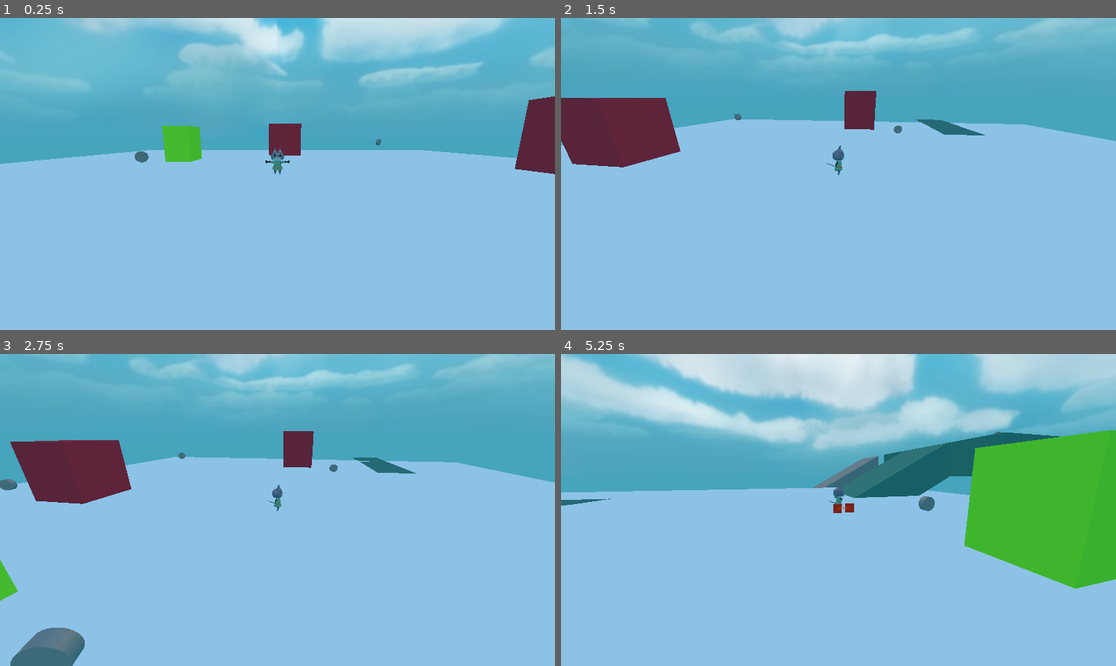
Above: before the commit, frames 1-4 (two rows, left to right).
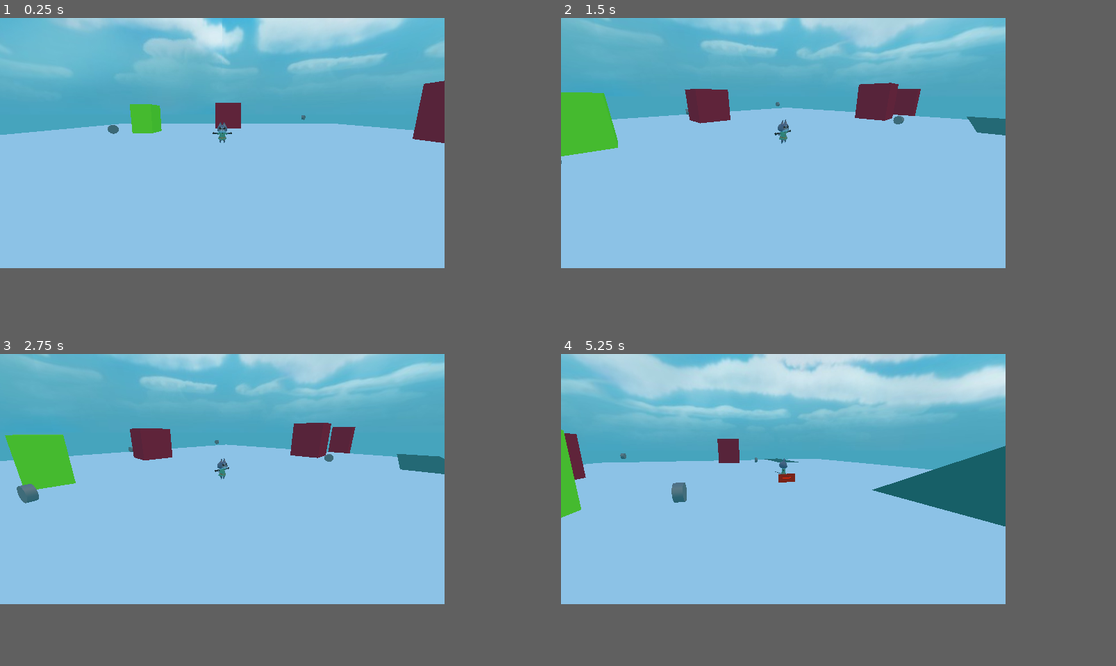
Above: after the commit, the same moments.

Repository: KyleLynnDev/CatscapeGame
Game: Godot game, scene res://Scenes/Test World.tscn
Same seed, same stepped clock (60 frames per second), same inputs: the game is played once before the commit and once after it.
Inputs (mouse positions are in pixels of both pictures, inside the frame that each line leads up to):
- Up to frame 1 (0.25 s): no input
- Up to frame 2 (1.5 s): move the mouse to (960, 158) at 0.52 s; hold Middle mouse button (CameraRotate) 0.53-1.28 s; tap Enter at 1.25 s; move the mouse to (727, 189) at 1.27 s; tap Mouse wheel up (CameraZoomIn) at 1.35 s
- Up to frame 3 (2.75 s): move the mouse to (333, 441) at 2.02 s; hold Mouse wheel down (CameraZoomOut) from 2.03 s (still down)
- Up to frame 4 (5.25 s): move the mouse to (810, 572) at 2.77 s; release Mouse wheel down (CameraZoomOut) at 2.78 s; click (810, 572) at 2.85 s; move the mouse to (1005, 556) at 3.52 s; hold Middle mouse button (CameraRotate) 3.53-4.28 s; move the mouse to (672, 463) at 4.27 s; tap Mouse wheel up (CameraZoomIn) at 4.35 s; move the mouse to (866, 510) at 5.02 s; hold Mouse wheel down (CameraZoomOut) from 5.03 s (still down)
In our replay, the window is 799x449 before the commit and 640x360 after it. These sizes can differ from the game's own. Grey fills any space a smaller window leaves; there, only what the larger window draws over its background counts as a difference.

The runs differ from the first frame. In frame 1, 25% of the frame differs, in the area x 0-100%, y 0-51%; in frame 2, 19%; in frame 3, 21%; in frame 4, 39%, in the area x 0-100%, y 0-76%.

Commit message:
Fixed movement and made resolution correct

Diff:
--- /dev/null
+++ b/Scenes/chunk_loading_testing_world_multiple_chunks.tscn
@@ -0,0 +1,63 @@
+[gd_scene load_steps=11 format=3 uid="uid://bt1pplsijpry4"]
+
+[ext_resource type="Texture2D" uid="uid://jtn6lwdkkd88" path="res://Assets/sky2.jpg" id="1_b0bxw"]
+[ext_resource type="PackedScene" uid="uid://bvw88iciclt75" path="res://Scenes/river_landscape.tscn" id="2_g5p6g"]
+[ext_resource type="PackedScene" uid="uid://c8bt2ootkvtqs" path="res://Scenes/StubertPC.tscn" id="3_4p2sd"]
+
+[sub_resource type="PanoramaSkyMaterial" id="PanoramaSkyMaterial_sstdw"]
+panorama = ExtResource("1_b0bxw")
+
+[sub_resource type="Sky" id="Sky_vbv0f"]
+sky_material = SubResource("PanoramaSkyMaterial_sstdw")
+
+[sub_resource type="Environment" id="Environment_eo3p8"]
+background_mode = 2
+sky = SubResource("Sky_vbv0f")
+
+[sub_resource type="NavigationMesh" id="NavigationMesh_7xrlf"]
+
+[sub_resource type="PlaneMesh" id="PlaneMesh_hk23m"]
+size = Vector2(64, 64)
+
+[sub_resource type="NavigationMesh" id="NavigationMesh_jxr1s"]
+vertices = PackedVector3Array(32, 0, 32, -32, 0, 32, 32, 0, -32, -32, 0, -32)
+polygons = [PackedInt32Array(0, 1, 2), PackedInt32Array(1, 3, 2)]
+
+[sub_resource type="ConcavePolygonShape3D" id="ConcavePolygonShape3D_awbj1"]
+data = PackedVector3Array(32, 0, 32, -32, 0, 32, 32, 0, -32, -32, 0, 32, -32, 0, -32, 32, 0, -32)
+
+[node name="ChunkLoadingTestingWorld" type="Node3D"]
+
+[node name="WorldEnvironment" type="WorldEnvironment" parent="."]
+environment = SubResource("Environment_eo3p8")
+
+[node name="ChunkManager" type="Node" parent="."]
+
+[node name="DirectionalLight3D" type="DirectionalLight3D" parent="."]
+transform = Transform3D(1, 0, 0, 0, 0.517609, 0.855617, 0, -0.855617, 0.517609, 4.83738, -15.2526, 0)
+
+[node name="NavigationRegion3D" type="NavigationRegion3D" parent="."]
+navigation_mesh = SubResource("NavigationMesh_7xrlf")
+
+[node name="Tile" type="StaticBody3D" parent="NavigationRegion3D"]
+
+[node name="MeshInstance3D" type="MeshInstance3D" parent="NavigationRegion3D/Tile"]
+mesh = SubResource("PlaneMesh_hk23m")
+
+[node name="NavigationRegion3D" type="NavigationRegion3D" parent="NavigationRegion3D/Tile/MeshInstance3D"]
+navigation_mesh = SubResource("NavigationMesh_jxr1s")
+
+[node name="CollisionShape3D" type="CollisionShape3D" parent="NavigationRegion3D/Tile"]
+shape = SubResource("ConcavePolygonShape3D_awbj1")
+
+[node name="river Landscape" parent="NavigationRegion3D" instance=ExtResource("2_g5p6g")]
+transform = Transform3D(1, 0, 0, 0, 1, 0, 0, 0, 1, 0, -1.57428, 0)
+
+[node name="StaticBody3D" type="StaticBody3D" parent="NavigationRegion3D/river Landscape"]
+
+[node name="MeshInstance3D" type="MeshInstance3D" parent="NavigationRegion3D/river Landscape/StaticBody3D"]
+skeleton = NodePath("../..")
+
+[node name="CollisionShape3D" type="CollisionShape3D" parent="NavigationRegion3D/river Landscape/StaticBody3D"]
+
+[node name="Player" parent="." instance=ExtResource("3_4p2sd")]
--- /dev/null
+++ b/Scenes/chunk_test_world_multiple_chunks.tscn
@@ -0,0 +1,136 @@
+[gd_scene load_steps=12 format=3 uid="uid://c4u71fc5rdmlm"]
+
+[ext_resource type="PackedScene" uid="uid://c01jsjnpo64jq" path="res://Scenes/player.tscn" id="1_y6bji"]
+[ext_resource type="Script" path="res://Scripts/chunkScript.gd" id="2_la0od"]
+
+[sub_resource type="NavigationMesh" id="NavigationMesh_1k3n4"]
+vertices = PackedVector3Array(-28, 0.4555, -28, -28, 0.4555, 92, 92, 0.4555, 92, 92, 0.4555, -28)
+polygons = [PackedInt32Array(3, 2, 0), PackedInt32Array(0, 2, 1)]
+geometry_parsed_geometry_type = 2
+geometry_collision_mask = 4278190081
+geometry_source_geometry_mode = 1
+geometry_source_group_name = &"Static"
+agent_radius = 3.92
+agent_max_climb = 0.2
+agent_max_slope = 60.0
+detail_sample_max_error = 2.0
+
+[sub_resource type="CylinderMesh" id="CylinderMesh_0v2hq"]
+top_radius = 33.0
+bottom_radius = 33.0
+
+[sub_resource type="CylinderShape3D" id="CylinderShape3D_xmfkv"]
+height = 12.17
+radius = 16.774
+
+[sub_resource type="Environment" id="Environment_uegat"]
+ambient_light_source = 3
+ambient_light_color = Color(1, 1, 1, 1)
+
+[sub_resource type="StandardMaterial3D" id="StandardMaterial3D_3bku4"]
+
+[sub_resource type="BoxMesh" id="BoxMesh_72pmn"]
+
+[sub_resource type="StandardMaterial3D" id="StandardMaterial3D_7yv3x"]
+albedo_color = Color(0.254902, 0.537255, 0.498039, 1)
+
+[sub_resource type="BoxShape3D" id="BoxShape3D_f5601"]
+
+[sub_resource type="StandardMaterial3D" id="StandardMaterial3D_3qn0l"]
+albedo_color = Color(0, 0, 0, 1)
+
+[node name="Chunk Test World" type="Node3D"]
+
+[node name="NavigationRegion3D" type="NavigationRegion3D" parent="."]
+navigation_mesh = SubResource("NavigationMesh_1k3n4")
+
+[node name="Player" parent="." instance=ExtResource("1_y6bji")]
+
+[node name="NavigationAgent3D" parent="Player/PlayerCharacter" index="0"]
+path_desired_distance = 2.0
+target_desired_distance = 2.0
+path_height_offset = 1.0
+
+[node name="Chunk detector" type="Area3D" parent="Player/PlayerCharacter" index="4"]
+visible = false
+
+[node name="MeshInstance3D" type="MeshInstance3D" parent="Player/PlayerCharacter/Chunk detector"]
+visible = false
+mesh = SubResource("CylinderMesh_0v2hq")
+
+[node name="CollisionShape3D" type="CollisionShape3D" parent="Player/PlayerCharacter/Chunk detector"]
+shape = SubResource("CylinderShape3D_xmfkv")
+
+[node name="WorldEnvironment" type="WorldEnvironment" parent="."]
+environment = SubResource("Environment_uegat")
+
+[node name="World Chunks" type="Node3D" parent="." groups=["Static"]]
+
+[node name="Chunk01" type="MeshInstance3D" parent="World Chunks"]
+transform = Transform3D(64, 0, 0, 0, 0.089, 0, 0, 0, 64, 64, 0, 0)
+visible = false
+material_override = SubResource("StandardMaterial3D_3bku4")
+mesh = SubResource("BoxMesh_72pmn")
+skeleton = NodePath("../../NavigationRegion3D")
+surface_material_override/0 = SubResource("StandardMaterial3D_7yv3x")
+
+[node name="StaticBody3D" type="StaticBody3D" parent="World Chunks/Chunk01" node_paths=PackedStringArray("chunkDetector")]
+script = ExtResource("2_la0od")
+chunkDetector = NodePath("../../../Player/PlayerCharacter/Chunk detector")
+
+[node name="CollisionShape3D" type="CollisionShape3D" parent="World Chunks/Chunk01/StaticBody3D"]
+transform = Transform3D(1, 0, 0, 0, 0.999986, 0, 0, 0, 0.999989, 0, 0, 0)
+shape = SubResource("BoxShape3D_f5601")
+
+[node name="Chunk03" type="MeshInstance3D" parent="World Chunks"]
+transform = Transform3D(64, 0, 0, 0, 0.089, 0, 0, 0, 64, 0, 0, 64)
+visible = false
+material_override = SubResource("StandardMaterial3D_3bku4")
+mesh = SubResource("BoxMesh_72pmn")
+skeleton = NodePath("../../NavigationRegion3D")
+surface_material_override/0 = SubResource("StandardMaterial3D_7yv3x")
+
+[node name="StaticBody3D" type="StaticBody3D" parent="World Chunks/Chunk03" node_paths=PackedStringArray("chunkDetector")]
+script = ExtResource("2_la0od")
+chunkDetector = NodePath("../../../Player/PlayerCharacter/Chunk detector")
+
+[node name="CollisionShape3D" type="CollisionShape3D" parent="World Chunks/Chunk03/StaticBody3D"]
+transform = Transform3D(1, 0, 0, 0, 0.999986, 0, 0, 0, 0.999989, 0, 0, 0)
+shape = SubResource("BoxShape3D_f5601")
+
+[node name="Chunk00" type="MeshInstance3D" parent="World Chunks"]
+transform = Transform3D(64, 0, 0, 0, 0.089, 0, 0, 0, 64, 0, 0, 0)
+visible = false
+material_override = SubResource("StandardMaterial3D_3qn0l")
+mesh = SubResource("BoxMesh_72pmn")
+skeleton = NodePath("../../NavigationRegion3D")
+surface_material_override/0 = SubResource("StandardMaterial3D_7yv3x")
+
+[node name="StaticBody3D" type="StaticBody3D" parent="World Chunks/Chunk00" node_paths=PackedStringArray("chunkDetector")]
+script = ExtResource("2_la0od")
+chunkDetector = NodePath("../../../Player/PlayerCharacter/Chunk detector")
+
+[node name="CollisionShape3D" type="CollisionShape3D" parent="World Chunks/Chunk00/StaticBody3D"]
+transform = Transform3D(1, 0, 0, 0, 0.999986, 0, 0, 0, 0.999989, 0, 0, 0)
+shape = SubResource("BoxShape3D_f5601")
+
+[node name="Chunk02" type="MeshInstance3D" parent="World Chunks"]
+transform = Transform3D(64, 0, 0, 0, 0.089, 0, 0, 0, 64, 64, 0, 64)
+visible = false
+material_override = SubResource("StandardMaterial3D_3qn0l")
+mesh = SubResource("BoxMesh_72pmn")
+skeleton = NodePath("../../NavigationRegion3D")
+surface_material_override/0 = SubResource("StandardMaterial3D_7yv3x")
+
+[node name="StaticBody3D" type="StaticBody3D" parent="World Chunks/Chunk02" node_paths=PackedStringArray("chunkDetector")]
+script = ExtResource("2_la0od")
+chunkDetector = NodePath("../../../Player/PlayerCharacter/Chunk detector")
+
+[node name="CollisionShape3D" type="CollisionShape3D" parent="World Chunks/Chunk02/StaticBody3D"]
+transform = Transform3D(1, 0, 0, 0, 0.999986, 0, 0, 0, 0.999989, 0, 0, 0)
+shape = SubResource("BoxShape3D_f5601")
+
+[connection signal="body_entered" from="Player/PlayerCharacter/Chunk detector" to="World Chunks/Chunk00" method="_on_chunk_detector_body_entered"]
+[connection signal="body_exited" from="Player/PlayerCharacter/Chunk detector" to="World Chunks/Chunk00" method="_on_chunk_detector_body_exited"]
+
+[editable path="Player"]
--- a/Scripts/ClickToMove.gd
+++ b/Scripts/ClickToMove.gd
@@ -82,17 +82,17 @@
 
 func pathfindNavAgent():
 
-	var currentMap = navigationAgent.get_navigation_map();
-	var _navmesh_pos = NavigationServer3D.map_get_closest_point(currentMap, targetPosition);
+	#var currentMap = navigationAgent.get_navigation_map();
+	#var _navmesh_pos = NavigationServer3D.map_get_closest_point(currentMap, targetPosition);
+	#navigationAgent.target_position = _navmesh_pos;
+	#print(targetPosition)
 
-
-	navigationAgent.target_position = _navmesh_pos;
-	#print(targetPosition)
+	navigationAgent.target_position = targetPosition;
 
 	var next_location = navigationAgent.get_next_path_position();
 
-	print("final:", navigationAgent.get_final_position());
-	print("actual:", _navmesh_pos);
+	#print("final:", navigationAgent.get_final_position());
+	#print("actual:", _navmesh_pos);
 
 	var current_location = transform.origin;
 	var new_velocity = (next_location-current_location).normalized() * speed
--- a/Scripts/RotatingCamera3D.gd
+++ b/Scripts/RotatingCamera3D.gd
@@ -22,7 +22,7 @@
 #zoom
 var _zoom_direction = 0;
 @export var minZoom : int = 10;
-@export var maxZoom : int = 90;
+@export var maxZoom : int = 30;
 @export var zoomSpeed : float = 10;
 @export var zoomSpeedDamp : float = 0.5;
 
--- /dev/null
+++ b/Scripts/chunkScript.gd
@@ -0,0 +1,28 @@
+extends StaticBody3D
+
+#assign the player's chunk detector
+@export var chunkDetector : Area3D;
+
+
+# Called when the node enters the scene tree for the first time.
+func _ready() -> void:
+	if chunkDetector:
+		chunkDetector.body_entered.connect(_on_chunk_detector_body_entered);
+		chunkDetector.body_exited.connect(_on_chunk_detector_body_exited);
+	else:
+		push_error("chunk detector area 3d not assigned");
+
+
+
+func _on_chunk_detector_body_entered(body: StaticBody3D) -> void:
+	if body == self:
+		print("Chunk entered detection area")  # Debugging
+		get_parent().set_visible(true)  # Enable rendering
+		get_parent().set_process(true)  # Enable processing if needed
+
+
+func _on_chunk_detector_body_exited(body: StaticBody3D) -> void:
+	if body == self:
+		print("Chunk exited detection area")  # Debugging
+		get_parent().set_visible(false)  # Disable rendering
+		get_parent().set_process(false)  # Disable processing if needed
--- a/project.godot
+++ b/project.godot
@@ -14,6 +14,12 @@
 run/main_scene="res://Scenes/Test World.tscn"
 config/features=PackedStringArray("4.3", "GL Compatibility")
 config/icon="res://icon.svg"
+
+[display]
+
+window/size/viewport_width=640
+window/size/viewport_height=360
+window/stretch/mode="viewport"
 
 [input]
 
